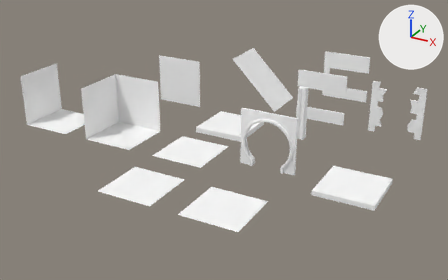
The glTF model Models/Modular_Kit/Modular_Kit.glb as it was, and as the next commit left it.
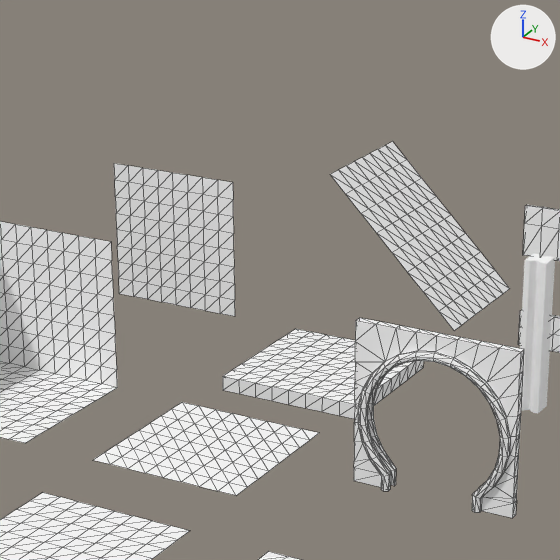
There are two pictures of each version: one whole from a 50 mm lens placed at (10.83, -17.23, 9.34), pointed at (0.41, 1.71, -0.14), one close up on the part from 27% to 69% of the width and 0% to 68% of the height. Lighting does not change. The marker at upper right points along +X, +Y and +Z. The close-ups show mesh edges as thin lines.

Script lines for the objects in view, before the commit:
```python
mat_standardsurface1_016 = principled_material('standardSurface1.016')
mat_standardsurface1_016.base_color = (1.0, 1.0, 1.0)  # white #ffffff
mat_standardsurface1_016.roughness = 0.553
me_mesh_015 = bpy.data.meshes.new('Mesh.015')
me_mesh_015.from_pydata(...)  # 81 vertices, 128 faces; spans x -1.0..1.0, y -1.0..1.0, z 0.0..2.0
me_mesh_015.materials.append(mat_standardsurface1_015)  # white #ffffff
me_mesh_016 = bpy.data.meshes.new('Mesh.016')
me_mesh_016.from_pydata(...)  # 81 vertices, 128 faces; spans x -1.0..1.0, y 0.0, z 0.0..2.0
me_mesh_016.materials.append(mat_standardsurface1_016)  # white #ffffff
me_mesh_019 = bpy.data.meshes.new('Mesh.019')
me_mesh_019.from_pydata(...)  # 81 vertices, 128 faces; spans x -1.0..1.0, y -1.0..1.0, z 0.0
me_mesh_019.materials.append(mat_standardsurface1_019)  # white #ffffff
ob_floor_col = bpy.data.objects.new('floor-col', me_mesh_019)
ob_floor_col.location = (0.0, -3.0, 0.0)
ob_slope_col = bpy.data.objects.new('slope-col', me_mesh_015)
ob_slope_col.location = (0.0, 6.0, 0.0)
ob_wall_col = bpy.data.objects.new('wall-col', me_mesh_016)
ob_wall_col.location = (-3.0, 4.0, 0.0)
# also in view: 'floor_Outside-col' at (0.0, 3.0, -0.1); 'door-col' at (3.0, 0.05, 1.0); 'Ceiling-col' at (0.0, 0.0, 0.0); 'Corner_wall-col' at (-3.0, 0.0, 1.0); 'pillar-col' at (3.0, 3.0, 1.0)
```
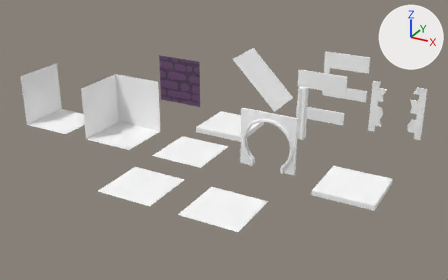
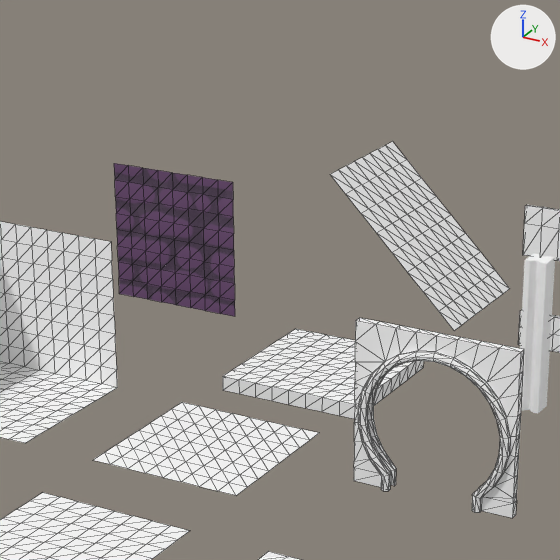
Changed parts and their boxes [x1, y1, x2, y2] in the close-ups (560 x 560 px):
'wall-col', surface changed (grey to purple): [114, 163, 235, 316] in both

What changed in the scene script:
```text
Add img_brick_wall_n:
    img_brick_wall_n = load_image('Brick_Wall_n', '_unpacked/Brick_Wall_n', 256, 256, 'Non-Color')
Add img_brick_wall:
    img_brick_wall = load_image('Brick_Wall', '_unpacked/Brick_Wall', 256, 256, 'sRGB')
Change mat_standardsurface1_016:
    where n0 = _N.new('ShaderNodeBsdfPrincipled'); n0.name = 'Principled BSDF'
    remove n0.inputs[0].default_value = (1.0, 1.0, 1.0, 1.0)  # 'Base Color', white #ffffff
    add n2 = _N.new('ShaderNodeTexImage'); n2.name = 'Image Texture'
    add n2.image = img_brick_wall
    add n2.interpolation = 'Closest'
    add n3 = _N.new('ShaderNodeNormalMap'); n3.name = 'Normal Map'
    add n3.uv_map = 'UVMap'
    add n4 = _N.new('ShaderNodeTexImage'); n4.name = 'Image Texture.001'
    add n4.image = img_brick_wall_n
    add n4.interpolation = 'Closest'
    add _L.new(n2.outputs[0], n0.inputs[0])  # 'Color' to 'Base Color'
    add _L.new(n3.outputs[0], n0.inputs[5])  # 'Normal' to 'Normal'
    add _L.new(n4.outputs[0], n3.inputs[1])  # 'Color' to 'Color'
```
